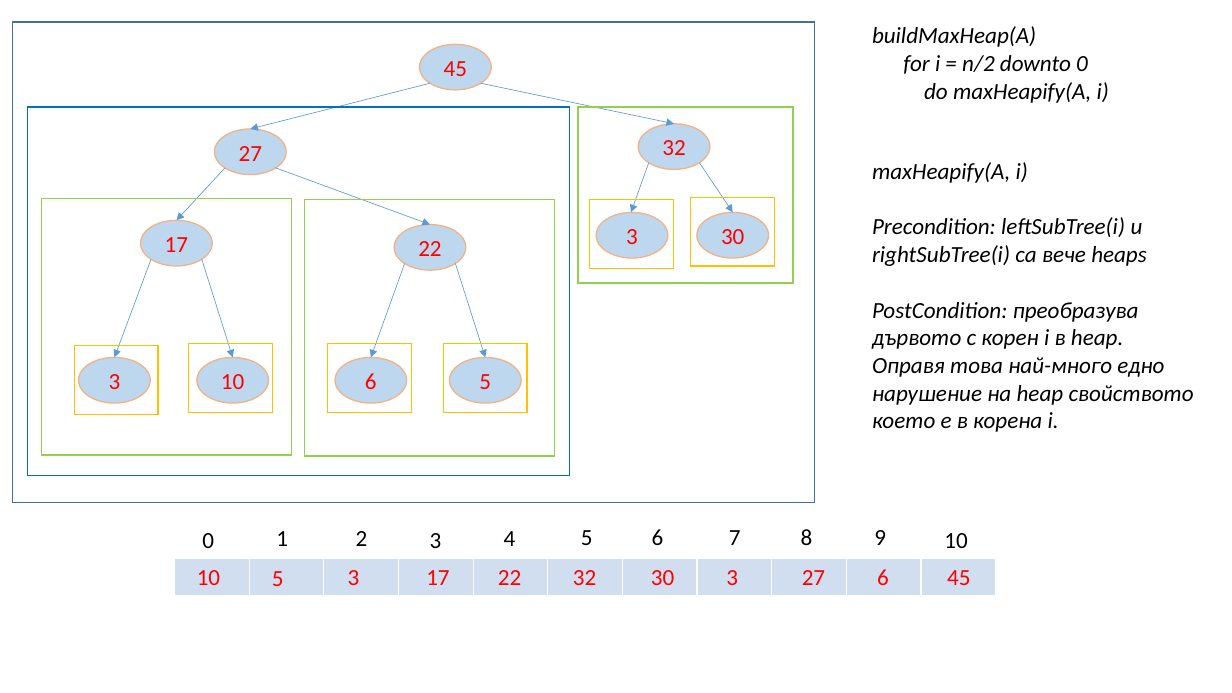
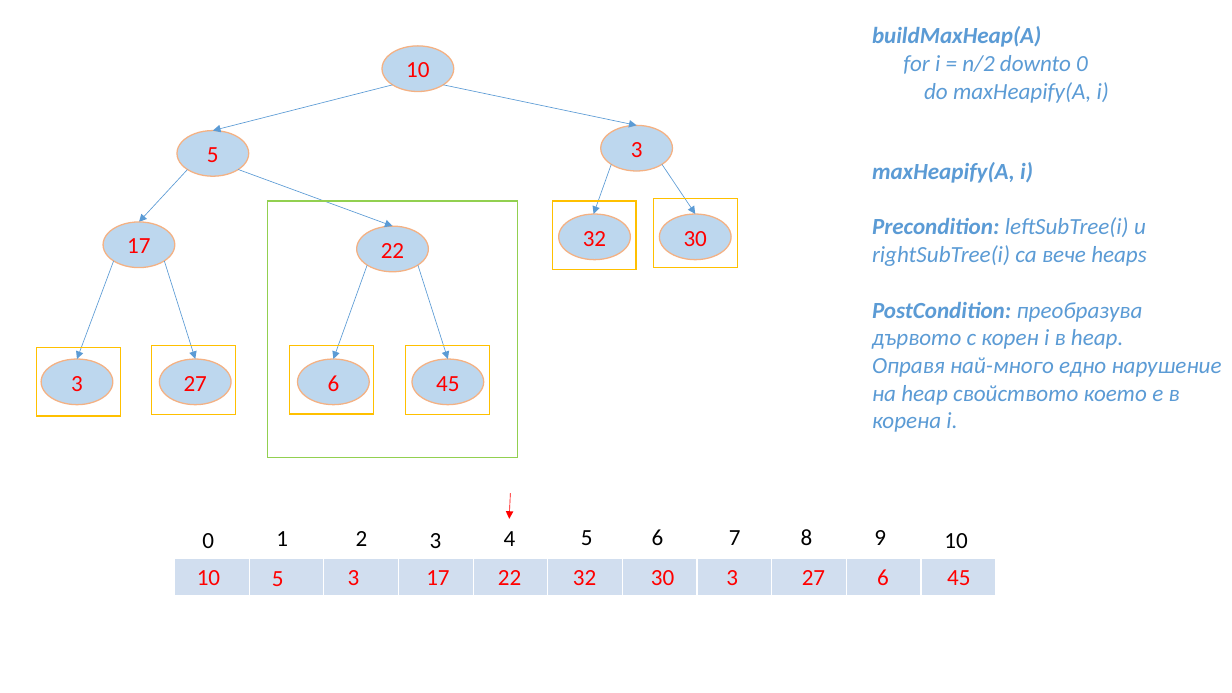
Before and after one commit to vpeevski/academy, a slide deck: slide 40 of Presentations/BuildHeap.pptx. Drawn at 1232x693 pixels with LibreOffice and Linux fonts; fonts in the diff are those of the drawing. Boxes give left, top, right and bottom in pixels: in the first picture for what was removed or moved away, otherwise in the second. Text is boxed around its words. In the diff, an @@ line names an element or a change of style, - is before the commit and + after.

Commit message:
Build heap youtube presentation

```diff
--- a/Presentations/BuildHeap.pptx
+++ b/Presentations/BuildHeap.pptx
@@ rectangle removed at (13,22,815,503) @@
@@ text "buildMaxHeap(A)" at (872,26,1109,103): text colour #000000 to #5B9BD5; bold on in "buildMaxHeap(A)" @@
@@ ellipse "10": place and size @@
-ellipse "10" at (197,358,269,403)
+ellipse "10" at (382,46,454,91)
@@ rectangle removed at (28,107,570,476) @@
@@ rectangle removed at (578,107,793,284) @@
@@ ellipse "5": place and size @@
-ellipse "5" at (449,358,521,403)
+ellipse "5" at (177,130,250,176)
@@ ellipse "3": place and size @@
-ellipse "3" at (596,213,668,258)
+ellipse "3" at (601,126,673,171)
@@ 5 arrows, 3 rectangles, 1 ellipse: place and size @@
-5 arrows, 3 rectangles, 1 ellipse at (115,163,775,457)
+5 arrows, 3 rectangles, 1 ellipse at (77,165,738,458)
@@ text at (872,162,1146,349): text colour #000000 to #5B9BD5 in "maxHeapify(A, i)", "Precondition: leftSubTree(i) и rightSubTree(i) са вече heaps", "PostCondition: преобразува дървото с корен i в ..."; bold on in "maxHeapify(A, i)", "Precondition:", "PostCondition:" @@
@@ rectangle removed at (42,199,292,456) @@
@@ ellipse "32": place and size @@
-ellipse "32" at (639,124,711,169)
+ellipse "32" at (559,214,631,260)
@@ 5 arrows, 4 ellipses, 4 rectangles: place and size @@
-5 arrows, 4 ellipses, 4 rectangles at (74,83,769,414)
+5 arrows, 4 ellipses, 4 rectangles at (37,85,732,416)
@@ text at (872,357,1222,432): text changed; text colour #000000 to #5B9BD5 @@
-Оправя това най-много едно нарушение на heap свойството което е в корена i.
+Оправя най-много едно нарушение на heap свойството което е в корена i.
@@ ellipse "27": place and size @@
-ellipse "27" at (214,129,287,175)
+ellipse "27" at (160,360,232,405)
@@ ellipse "45": place and size @@
-ellipse "45" at (420,44,492,90)
+ellipse "45" at (412,360,484,405)
@@ arrow added from (510, 494) to (509, 519), #FF0000 0.5 pt @@
```
Also in this commit, not shown: 24 other slides changed, 12 slides added.
